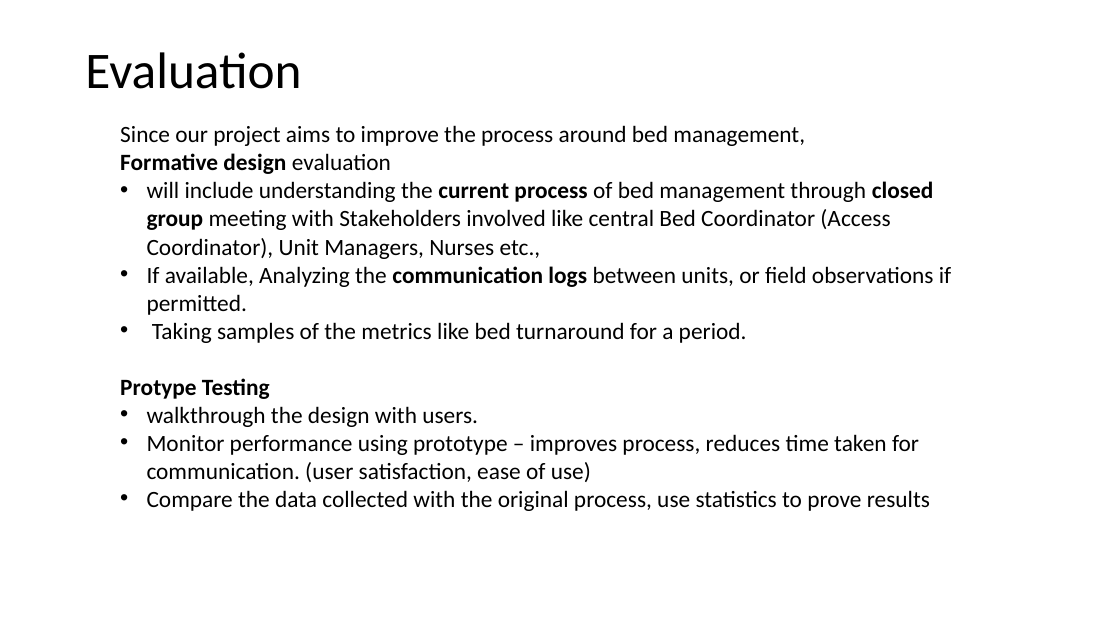
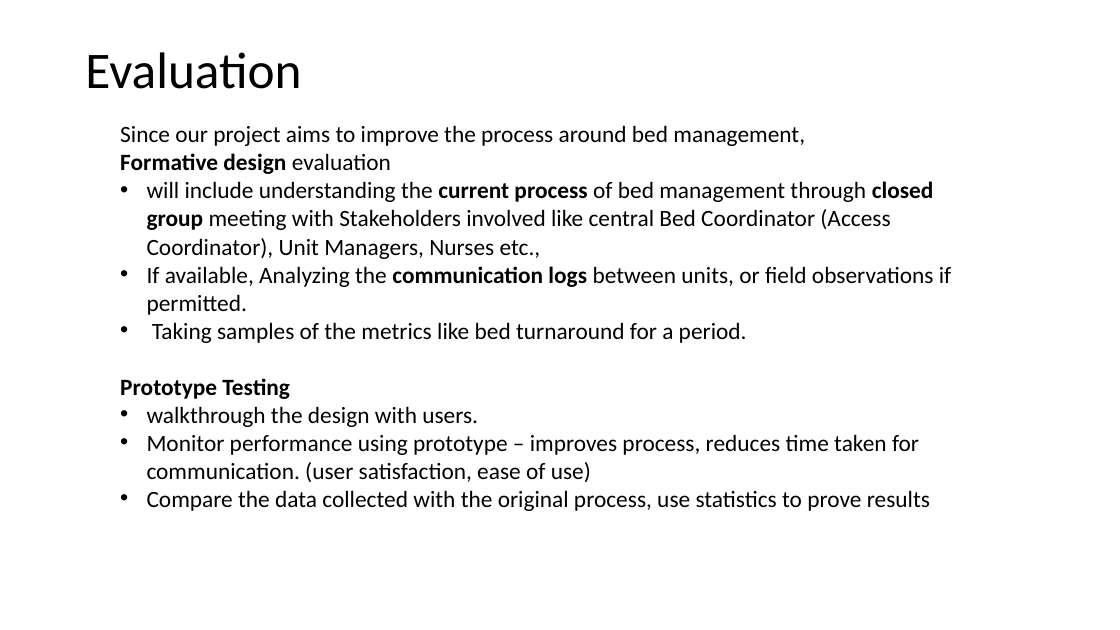
Before and after one commit to padmanabhan-r/iat-814-project, a slide deck: slide 7 of Final Data/Project Showcase.pptx. Drawn at 1120x630 pixels with LibreOffice and Linux fonts; fonts in the diff are those of the drawing. Boxes give left, top, right and bottom in pixels: in the first picture for what was removed or moved away, otherwise in the second. Text is boxed around its words. In the diff, an @@ line names an element or a change of style, - is before the commit and + after.

```diff
--- a/Final Data/Project Showcase.pptx
+++ b/Final Data/Project Showcase.pptx
@@ text at (x1=120, y1=378, x2=290, y2=399): text changed @@
-Protype Testing
+Prototype Testing
```
